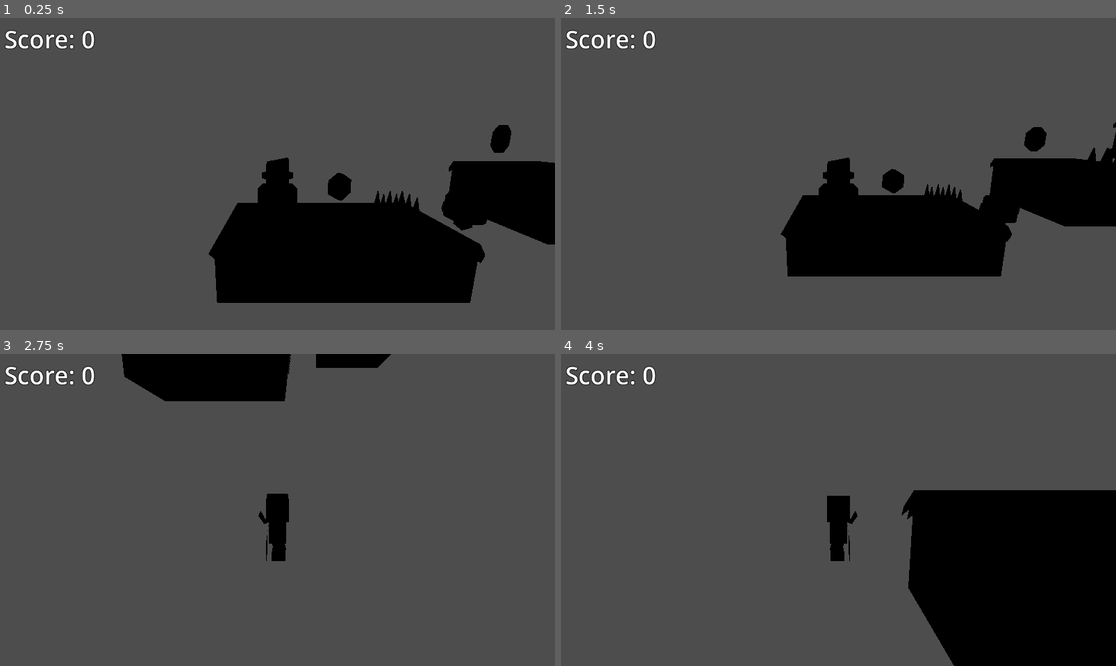
Above: before the commit, frames 1-4 (two rows, left to right).
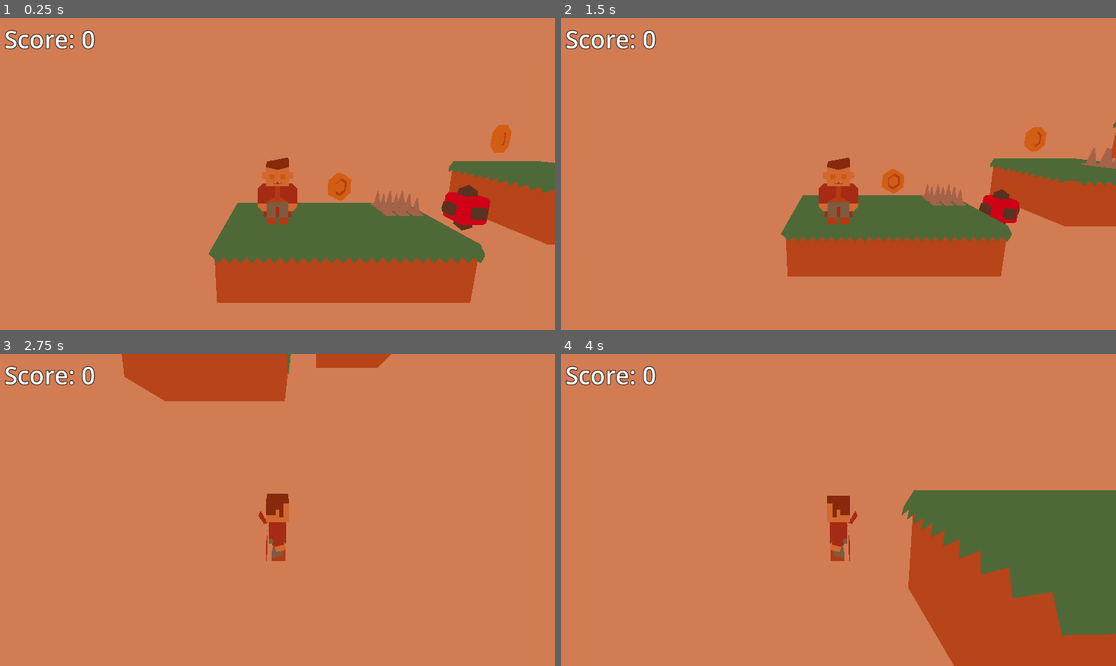
Above: after the commit, the same moments.

Repository: casaer01/gameplatform3d
Game: Godot game, scene res://Level2.tscn
Same seed, same stepped clock (60 frames per second), same inputs: the game is played once before the commit and once after it. This scene is started directly instead of the project's main scene.
Inputs:
- Up to frame 1 (0.25 s): no input
- Up to frame 2 (1.5 s): hold D (move_right) 0.53-1.28 s; tap Space (move_jump) at 0.77 s; hold S (move_backward) from 1.28 s (still down)
- Up to frame 3 (2.75 s): tap Space (move_jump) at 1.52 s; release S (move_backward) at 2.03 s; hold D (move_right) from 2.03 s (still down)
- Up to frame 4 (4 s): release D (move_right) at 2.78 s; hold W (move_forward) 2.78-3.53 s; tap Space (move_jump) at 3.02, 3.77 s; hold A (move_left) from 3.53 s (still down)

The runs differ from the first frame. In frame 1, 100% of the frame differs, in the area x 0-100%, y 0-100%; in frame 2, 100%; in frame 3, 100%; in frame 4, 100%.

Commit message:
added level2

Diff:
--- a/Level2.tscn
+++ b/Level2.tscn
@@ -6,6 +6,11 @@
 [ext_resource type="PackedScene" uid="uid://dc1ewff47w3nn" path="res://spikes.tscn" id="4_efrco"]
 [ext_resource type="PackedScene" uid="uid://c52sj3i2vthye" path="res://Models/Enemy.tscn" id="5_0srqd"]
 [ext_resource type="PackedScene" uid="uid://ccbse8npi068y" path="res://Platforms/PlatformLarge.tscn" id="6_oaqx3"]
+
+[sub_resource type="Environment" id="Environment_vo50w"]
+background_mode = 1
+background_color = Color(0.824445, 0.484418, 0.324121, 1)
+ssao_enabled = true
 
 [node name="Main" type="Node3D"]
 
@@ -62,3 +67,6 @@
 
 [node name="Coin5" parent="." instance=ExtResource("3_2vha4")]
 transform = Transform3D(0.707107, 0.707107, 0, -0.707107, 0.707107, 0, 0, 0, 1, 11.1322, 3, -0.147695)
+
+[node name="WorldEnvironment" type="WorldEnvironment" parent="."]
+environment = SubResource("Environment_vo50w")
Not shown: 1 places in Level2.tscn that only renumber resources
